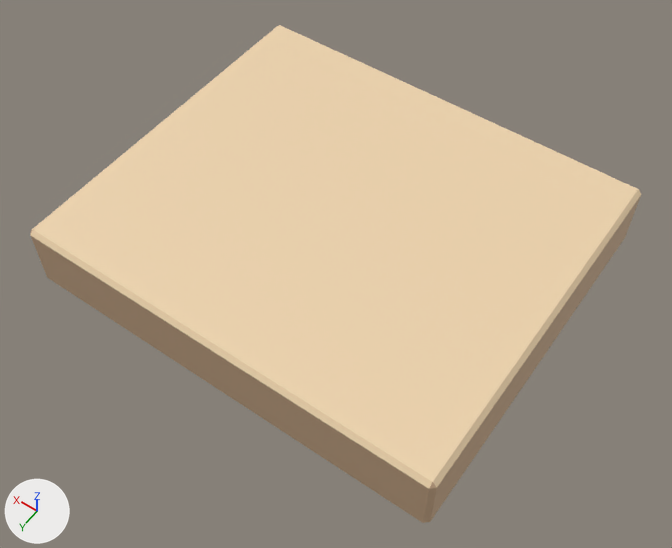
Renders of the Blender file blender/notchstep.blend from each side of a commit.
Both versions are drawn from a camera (50 mm lens) standing at (-0.933, 1.328, 2.001) and looking at (-0.038, 0.076, 0.034). The axes (+X, +Y, +Z) are drawn at lower left. The lights are the same throughout. The picture after the commit comes second.

In view in the first picture: 'NotchStepBlock'.
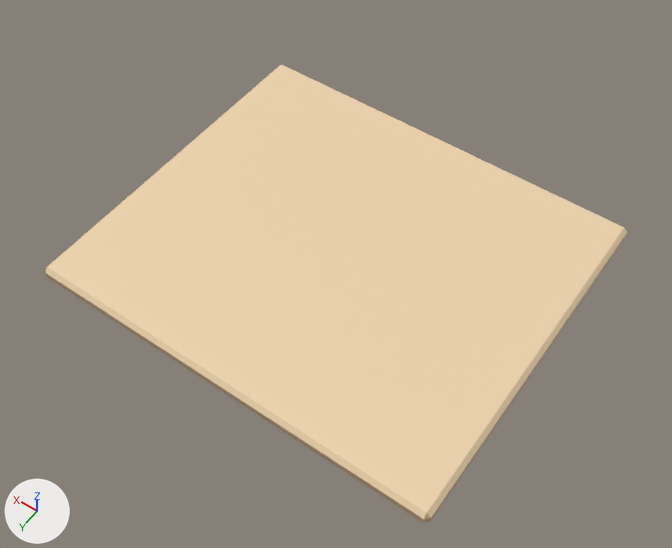
Where the newer file only moved an object's origin or applied its transform, the numbers keep the older frame.

The change, as a diff of the scene's bpy script:
```diff
--- a/blender/notchstep.blend.py
+++ b/blender/notchstep.blend.py
@@ me_cube @@
 # used by ob_notchstepblock; parent = ob_notchstep; location = (0.0, 0.0, 0.1)
-me_cube.from_pydata(...)  # 24 vertices, 21 faces; spans x -0.61..0.61, y -0.525..0.525, z -0.1..0.1
+me_cube.from_pydata(...)  # 24 vertices, 21 faces; spans x -0.61..0.61, y -0.525..0.525, z -0.1..-0.055
+# me_cube part 1: all 12 vertices in x -0.61..0.61, y -0.525..0.525, z 0.088..0.1 are moved by (0.0, 0.0, -0.155)
 me_cube.materials.append(mat_steptop)
```

Changed parts and their boxes (x1, y1, x2, y2) in the pictures (672 x 548 px):
'NotchStepBlock', reshaped (8% shorter)
    before: (31, 25, 641, 523)
    after: (45, 65, 627, 523)
